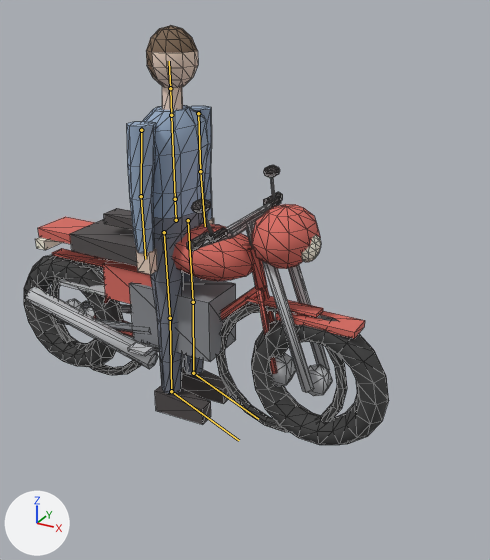
The glTF model public/figures.glb as it was, and as the next commit left it.
Camera for both pictures: a 50 mm camera at (1.69, -2.42, 1.95) aimed at (0.34, 0.04, 0.72). The lights are fixed; the arrows at lower left show +X, +Y and +Z. The older version comes first. The bones that bend it are drawn over the model as lines. Mesh edges are drawn as thin lines.

Names of what the first picture shows: 'Bike', 'Figure', 'Moto'.
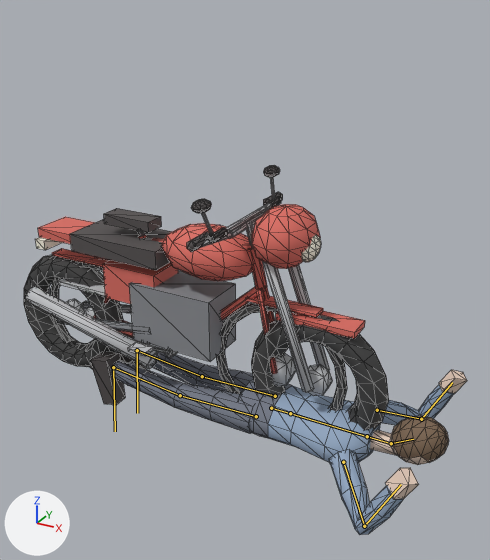
The newer file adds an action. The first version stands in its rest pose; the second is drawn at frame 14 of the action 'tackled'.

Pixel boxes [x1, y1, x2, y2] of what changed, in the pictures (490 x 560 px):
'Figure', posed (257% wider, 50% shorter)
    before: [126, 25, 231, 425]
    after: [90, 335, 467, 535]
bone 'hips', root to tip
    before: (176, 220) to (175, 199)
    after: (271, 408) to (290, 413)
bone 'head', root to tip
    before: (170, 88) to (169, 61)
    after: (391, 443) to (413, 439)
bone 'upper_arm.L', root to tip
    before: (198, 113) to (200, 171)
    after: (377, 410) to (421, 419)
bone 'forearm.L', root to tip
    before: (200, 171) to (205, 226)
    after: (421, 419) to (452, 382)
bone 'upper_arm.R', root to tip
    before: (141, 130) to (141, 196)
    after: (343, 462) to (364, 526)
bone 'forearm.R', root to tip
    before: (141, 196) to (145, 259)
    after: (364, 526) to (401, 484)
bone 'shin.L', root to tip
    before: (193, 302) to (193, 373)
    after: (202, 376) to (137, 350)
bone 'foot.L', root to tip
    before: (193, 373) to (258, 419)
    after: (137, 350) to (137, 413)
bone 'shin.R', root to tip
    before: (170, 318) to (171, 391)
    after: (180, 395) to (113, 367)
bone 'foot.R', root to tip
    before: (171, 391) to (239, 440)
    after: (113, 367) to (115, 431)

The change, as a diff of the scene's bpy script:
```diff
--- a/public/figures.glb.py
+++ b/public/figures.glb.py
@@ bone_hips @@
 bone_hips = bpy.data.objects['Rig'].pose.bones['hips']
-bone_hips.location = (0.0, 0.0, 0.0)
-bone_hips.rotation_quaternion = (1.0, 0.0, 0.0, 0.0)  # degrees (0, 0, 0)
+bone_hips.location = (0.5, -0.85, 0.0)
+bone_hips.rotation_quaternion = (0.711, 0.0, 0.0, -0.703)  # degrees (0, 0, -89)
@@ bone_head @@
 bone_head = bpy.data.objects['Rig'].pose.bones['head']  # child of 'neck'
-bone_head.rotation_quaternion = (1.0, 0.0, 0.0, 0.0)  # degrees (0, 0, 0)
+bone_head.rotation_quaternion = (0.919, -0.08, 0.284, 0.259)  # degrees (0, 34, 32)
@@ bone_upper_arm_l @@
 bone_upper_arm_l = bpy.data.objects['Rig'].pose.bones['upper_arm.L']  # child of 'spine'
-bone_upper_arm_l.rotation_quaternion = (1.0, 0.0, 0.0, 0.0)  # degrees (0, 0, 0)
+bone_upper_arm_l.rotation_quaternion = (0.251, 0.048, -0.389, -0.885)  # degrees (46, -6, -151)
@@ bone_forearm_l @@
 bone_forearm_l = bpy.data.objects['Rig'].pose.bones['forearm.L']  # child of 'upper_arm.L'
-bone_forearm_l.rotation_quaternion = (1.0, 0.0, 0.0, 0.0)  # degrees (0, 0, 0)
+bone_forearm_l.rotation_quaternion = (0.697, 0.03, -0.024, -0.716)  # degrees (4, 1, -92)
@@ bone_upper_arm_r @@
 bone_upper_arm_r = bpy.data.objects['Rig'].pose.bones['upper_arm.R']  # child of 'spine'
-bone_upper_arm_r.rotation_quaternion = (1.0, 0.0, 0.0, 0.0)  # degrees (0, 0, 0)
+bone_upper_arm_r.rotation_quaternion = (0.251, -0.112, 0.389, -0.879)  # degrees (-48, 0, -148)
@@ bone_forearm_r @@
 bone_forearm_r = bpy.data.objects['Rig'].pose.bones['forearm.R']  # child of 'upper_arm.R'
-bone_forearm_r.rotation_quaternion = (1.0, 0.0, 0.0, 0.0)  # degrees (0, 0, 0)
+bone_forearm_r.rotation_quaternion = (0.697, 0.03, 0.024, -0.716)  # degrees (0, 4, -92)
@@ bone_shin_l @@
 bone_shin_l = bpy.data.objects['Rig'].pose.bones['shin.L']  # child of 'thigh.L'
-bone_shin_l.rotation_quaternion = (1.0, 0.0, 0.0, 0.0)  # degrees (0, 0, 0)
+bone_shin_l.rotation_quaternion = (0.999, 0.001, 0.0, 0.04)  # degrees (0, 0, 5)
@@ bone_foot_l @@
 bone_foot_l = bpy.data.objects['Rig'].pose.bones['foot.L']  # child of 'shin.L'
-bone_foot_l.rotation_quaternion = (1.0, 0.0, 0.0, 0.0)  # degrees (0, 0, 0)
+bone_foot_l.rotation_quaternion = (0.981, 0.179, 0.0, -0.074)  # degrees (21, 2, -8)
@@ bone_shin_r @@
 bone_shin_r = bpy.data.objects['Rig'].pose.bones['shin.R']  # child of 'thigh.R'
-bone_shin_r.rotation_quaternion = (1.0, 0.0, 0.0, 0.0)  # degrees (0, 0, 0)
+bone_shin_r.rotation_quaternion = (0.999, 0.001, 0.0, 0.04)  # degrees (0, 0, 5)
@@ bone_foot_r @@
 bone_foot_r = bpy.data.objects['Rig'].pose.bones['foot.R']  # child of 'shin.R'
-bone_foot_r.rotation_quaternion = (1.0, 0.0, 0.0, 0.0)  # degrees (0, 0, 0)
+bone_foot_r.rotation_quaternion = (0.981, 0.179, 0.0, -0.074)  # degrees (21, 2, -8)
```
